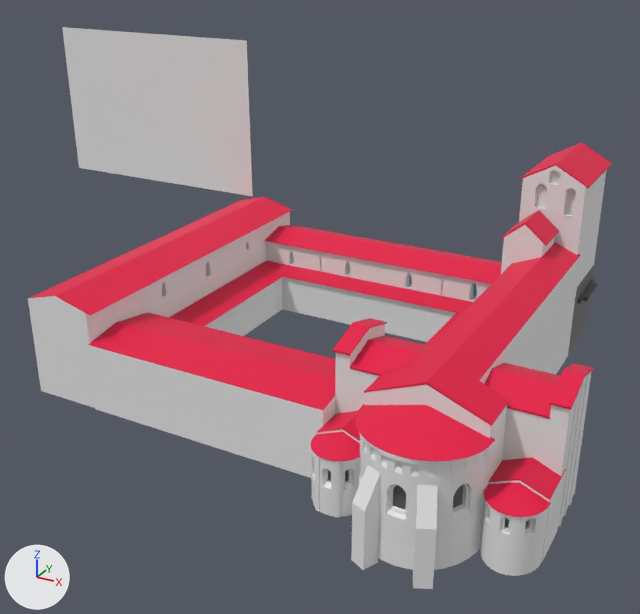
An edit to the glTF model FBX_GLTF/abbaye_gellone_Assemblé_V.2.glb, drawn before and after from the same camera.
Both versions are drawn from a camera (50 mm lens) standing at (41.5, -87.1, 43.5) and looking at (3.1, -17.3, 8.6). Arrows for +X, +Y and +Z are at lower left; the lights stay in place. Where no turn or scale is listed for an object, it has been applied to the vertices. Vertices at the same position are counted once.

The older version as bpy lines, for what is in view:
```python
me_cylinder_014 = bpy.data.meshes.new('Cylinder.014')
me_cylinder_014.from_pydata(...)  # 6542 vertices, 12161 faces; spans x -39.5..9.0, y -6.0..41.9, z -5.1..15.3
me_cylinder_014.materials.append(mat_abbayexiieme)  # white #e7e7e7
me_cylinder_014.materials.append(mat_abbayeporte)  # brown #522100
me_cylinder_014.materials.append(mat_toitabbaye)  # pink #e70043
me_cylinder_014.materials.append(mat_abbayevitre)  # blue #67b3e7
me_cylinder_014.materials.append(mat_porteprincipaleabbaye)  # yellow #dee76b
me_cylinder_014.materials.append(mat_pierreorangesansout)  # white #c3e7c3
me_cylinder_014.materials.append(mat_pierreblanchesansout)  # white #e7e7e7
me_cylinder_014.materials.append(mat_abbayebase)  # dark grey #555555
me_cylinder_014.materials.append(mat_pierreorangesansout_001)  # white #c3e7c3
me_cylinder_014.materials.append(mat_pierreblanchesansout_001)  # white #e7e7e7
me_plane = bpy.data.meshes.new('Plane')
me_plane.from_pydata([(-13.8, -0.1, 9.1), (13.8, -0.1, 9.1), (-13.8, 0.1, -9.1), (13.8, 0.1, -9.1)], [], [(0, 1, 3), (0, 3, 2)])
ob_cylinder_014 = bpy.data.objects.new('Cylinder.014', me_cylinder_014)
ob_cylinder_014.location = (22.2, -36.4, 7.0)
ob_plane = bpy.data.objects.new('Plane', me_plane)
ob_plane.location = (-29.4, -0.4, 21.8)
```
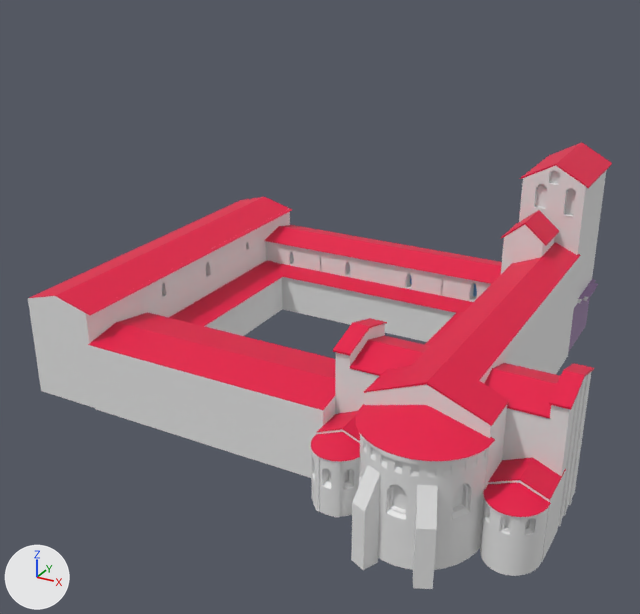
The newer file is also rescaled (x0.556), turned or shifted as a whole; pictures and numbers use the older file's frame.

Location of each change, [x1, y1, x2, y2] in pixels of the pictures (640 x 614 px):
```json
{"object": "Plane", "change": "deleted", "before": [62, 27, 253, 196]}
{"part": 1, "of": "me_cylinder_014", "change": "recoloured", "before": [328, 265, 594, 527], "after": [328, 265, 594, 527]}
{"part": 2, "of": "me_cylinder_014", "change": "recoloured", "before": [568, 278, 598, 352], "after": [568, 278, 598, 352], "on screen": "grey to purple"}
```

The change, as JSON lines over the scene's bpy script:
```json
{"op": "add", "block": "mat_pierreblanche", "code": ["mat_pierreblanche = principled_material('PierreBlanche')", "mat_pierreblanche.base_color = (0.264, 0.149, 0.331)  # purple #8c6c9c"]}
{"block": "me_cylinder_014", "where": "# used by ob_cylinder_014; location = (22.2, -36.4, 7.0)"}
{"op": "remove", "block": "me_cylinder_014", "code": "me_cylinder_014.from_pydata(...)  # 6542 vertices, 12161 faces; spans x -39.5..9.0, y -6.0..41.9, z -5.1..15.3"}
{"op": "remove", "block": "me_cylinder_014", "code": "me_cylinder_014.materials.append(mat_abbayeporte)  # brown #522100"}
{"op": "add", "block": "me_cylinder_014", "code": "me_cylinder_014.from_pydata(...)  # 6542 vertices, 12169 faces; spans x -39.5..9.0, y -6.0..41.9, z -5.1..15.3"}
{"block": "me_cylinder_014", "change": "me_cylinder_014 part 1: 347 faces spanning x -7.9..7.9, y -4.6..40.9, z -4.4..10.6 switch from mat_abbayebase (dark grey #555555) to mat_abbayexiieme (white #e7e7e7)"}
{"block": "me_cylinder_014", "change": "me_cylinder_014 part 2: 970 faces spanning x -4.3..3.1, y 31.9..41.8, z -4.5..2.3 switch from mat_abbayebase (dark grey #555555) to mat_pierreblanche (purple #8d6c9c)"}
{"op": "remove", "block": "me_cylinder_014", "code": "me_cylinder_014.materials.append(mat_pierreblanchesansout)  # white #e7e7e7"}
{"op": "remove", "block": "me_cylinder_014", "code": "me_cylinder_014.materials.append(mat_pierreorangesansout_001)  # white #c3e7c3"}
{"op": "remove", "block": "me_cylinder_014", "code": "me_cylinder_014.materials.append(mat_pierreblanchesansout_001)  # white #e7e7e7"}
{"op": "remove", "block": "ob_plane", "code": ["ob_plane = bpy.data.objects.new('Plane', me_plane)", "ob_plane.location = (-29.4, -0.4, 21.8)"]}
```
